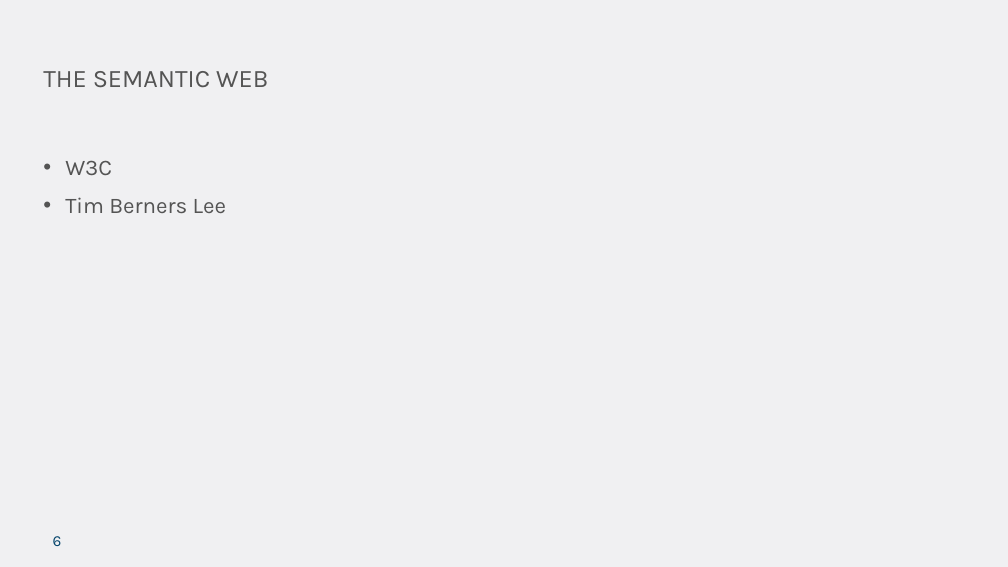
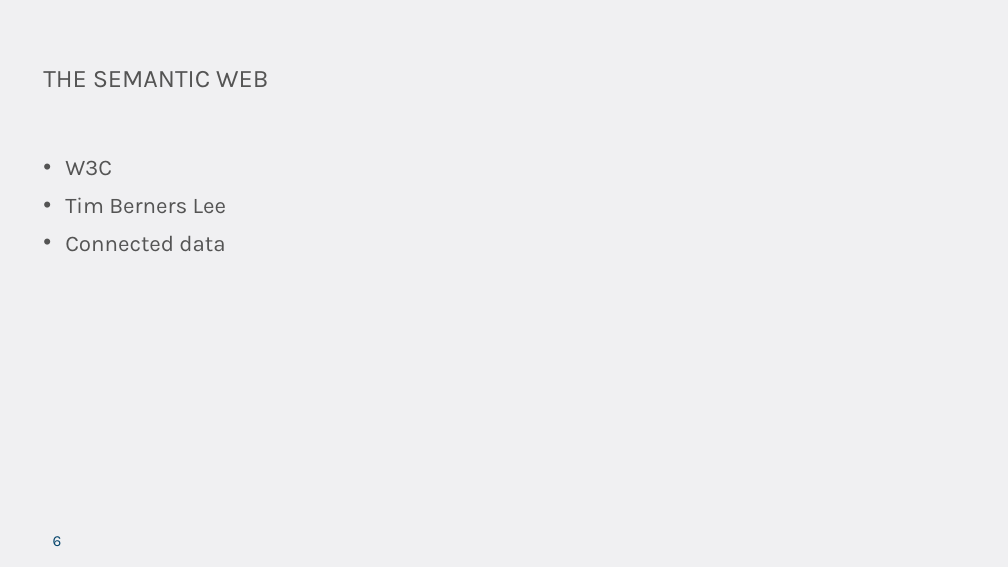
Before and after one commit to ttessem/SemWebKurs, a slide deck: slide 6 of SemWebKursUiB.pptx. Drawn at 1008x567 pixels with LibreOffice and Linux fonts; fonts in the diff are those of the drawing; background and template pictures are left out. Boxes give left, top, right and bottom in pixels: in the first picture for what was removed or moved away, otherwise in the second. Text is boxed around its words. In the diff, an @@ line names an element or a change of style, - is before the commit and + after.

```diff
--- a/SemWebKursUiB.pptx
+++ b/SemWebKursUiB.pptx
@@ text at box(65, 236, 225, 251): paragraph added @@
+• Connected data
```
Also in this commit, not shown: 3 other slides changed, 2 slides added.
